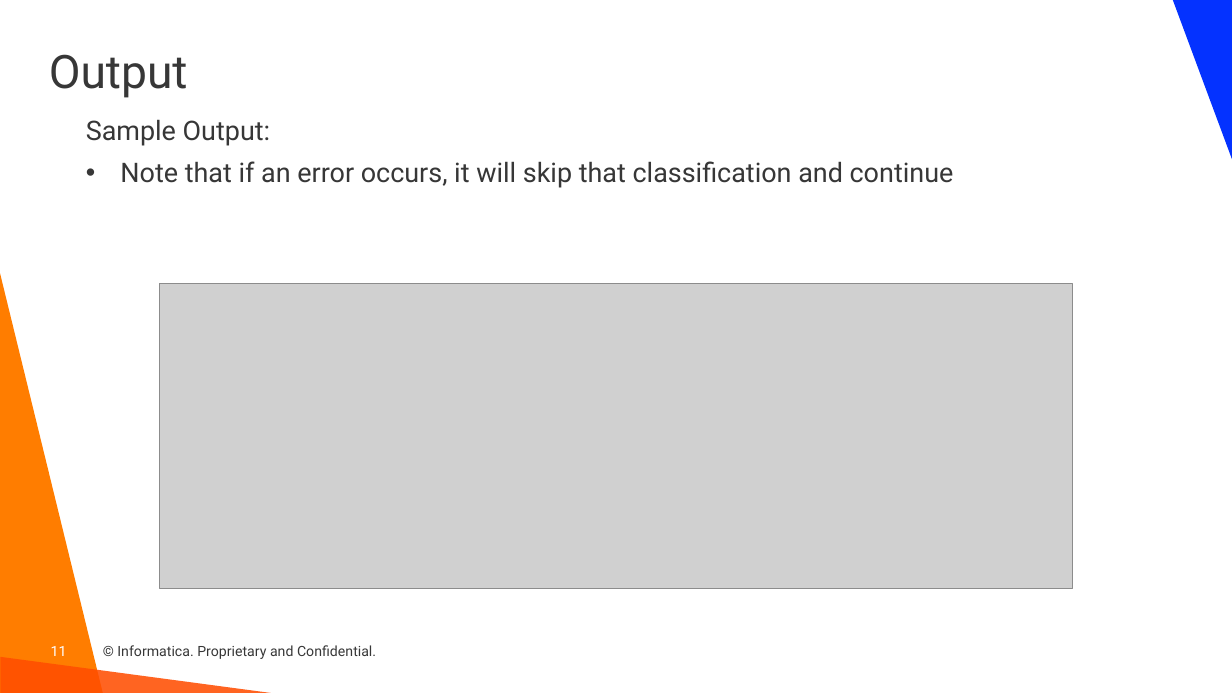
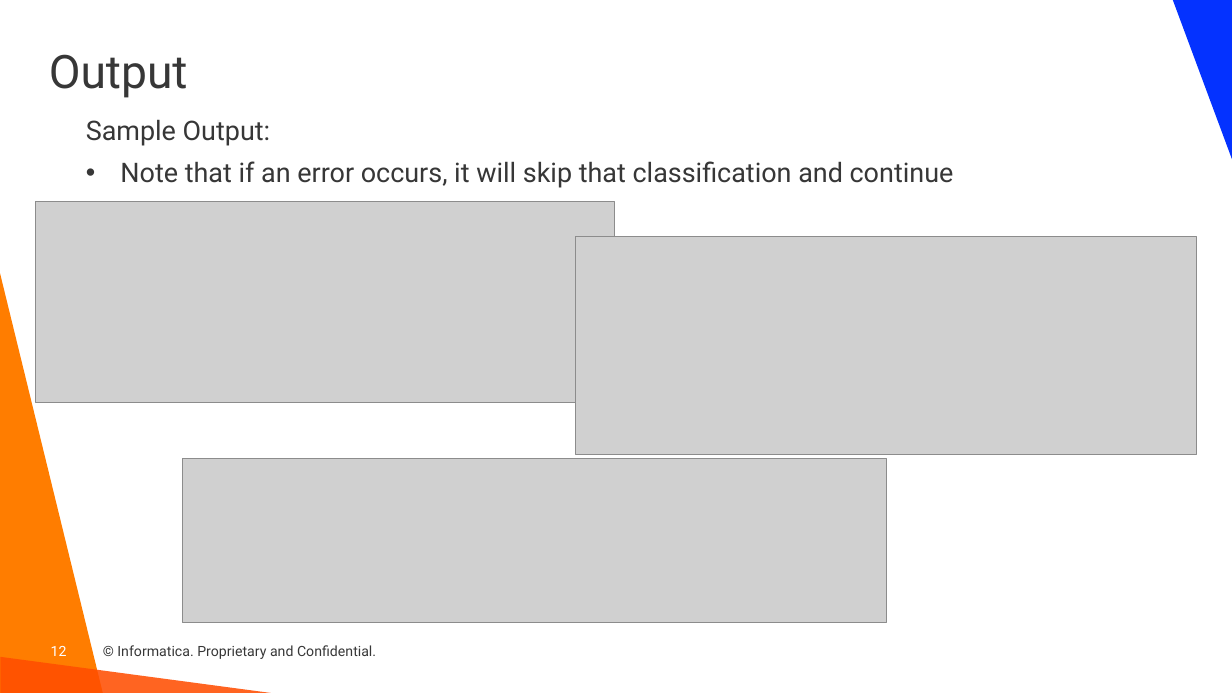
Before and after one commit to haystraw/Informatica_Simple_Classification_Creator, a slide deck: slide 12 of Simple Classification Creator.pptx (slide 11 before the commit). Drawn at 1232x693 pixels with LibreOffice and Linux fonts; fonts in the diff are those of the drawing; grey boxes stand for pictures; background and template pictures are left out. Boxes give left, top, right and bottom in pixels: in the first picture for what was removed or moved away, otherwise in the second. Text is boxed around its words. In the diff, an @@ line names an element or a change of style, - is before the commit and + after.

```diff
--- a/Simple Classification Creator.pptx
+++ b/Simple Classification Creator.pptx
@@ picture added at [35,201,615,402] @@
@@ picture added at [576,237,1197,455] @@
@@ picture removed at [160,284,1073,589] @@
@@ picture added at [182,458,885,623] @@
@@ page number at [51,646,67,656]: text changed @@
-11
+12
```
Also in this commit, not shown: 2 other slides changed, 1 slide added, 2 other files.
